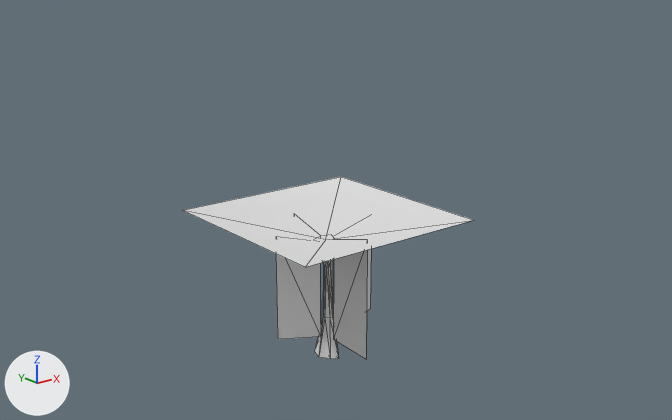
Before and after pictures for a commit that changed the glTF model data/models/geometry/mogarg01c.glb.
The view is the same before and after, from a 50 mm camera at (-423.0, -541.0, 325.0) aimed at (9.0, -1.0, 109.0). Lighting does not change. The marker at lower left points along +X, +Y and +Z. The older version comes first. Mesh edges are drawn as thin lines. Where no turn or scale is listed for an object, it has been applied to the vertices. Vertices at exactly the same position are counted once.

Objects in the first picture: 'TRUNK_1'.
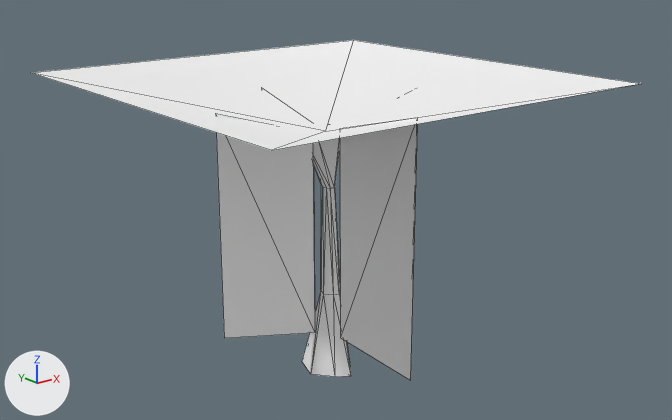
Pixel boxes (x1, y1, x2, y2) of what changed, in the pictures (672 x 420 px):
'obj1', added: after (216, 87, 417, 380)
'cube5', added: after (32, 40, 640, 150)
'TRUNK_1', reshaped, rescaled (83% narrower, 31% taller): before (183, 177, 473, 359); after (302, 138, 351, 377)
part 1 of me_trunk_1, deleted: before (183, 177, 473, 267)
part 2 of me_trunk_1, deleted: before (276, 236, 321, 339)
part 3 of me_trunk_1, deleted: before (333, 240, 367, 359)
part 4 of me_trunk_1, deleted: before (367, 249, 371, 311)
part 5 of me_trunk_1, recoloured: before (314, 260, 338, 359); after (302, 138, 351, 377)

Edits to the bpy script that builds the scene:
```text
Add mat_motrnk01sm:
    mat_motrnk01sm = principled_material('motrnk01sm')
    mat_motrnk01sm.base_color = (1.0, 1.0, 1.0)  # white #ffffff
    mat_motrnk01sm.metallic = 0.1
    mat_motrnk01sm.roughness = 0.6
Add mat_movine01sm:
    mat_movine01sm = principled_material('movine01sm')
    mat_movine01sm.base_color = (1.0, 1.0, 1.0)  # white #ffffff
    mat_movine01sm.metallic = 0.1
    mat_movine01sm.roughness = 0.6
Add mat_moleaf01sm:
    mat_moleaf01sm = principled_material('moleaf01sm')
    mat_moleaf01sm.base_color = (1.0, 1.0, 1.0)  # white #ffffff
    mat_moleaf01sm.metallic = 0.1
    mat_moleaf01sm.roughness = 0.6
Change me_trunk_1:
    used by ob_trunk_1; location = (0.0, 0.0, 0.0)
    remove me_trunk_1.from_pydata(...)  # 51 vertices, 64 faces; spans x -80.0..80.0, y -80.0..80.0, z -12.0..106.0
    remove me_trunk_1.materials.append(mat_mat8646d222)  # white #e7e7e7
    remove me_trunk_1.materials.append(mat_mat7a51bb7f)  # white #e7e7e7
    add me_trunk_1.from_pydata(...)  # 30 vertices, 52 faces; spans x -10.0..9.0, y -12.0..10.0, z -12.0..87.0
    me_trunk_1 part 1: the loose piece of 5 vertices spanning x -80.0..80.0, y -80.0..80.0, z 86.0..106.0 is deleted
    me_trunk_1 part 2: the loose piece of 4 vertices spanning x -48.0..-6.0, y 0.0, z 5.0..99.0 is deleted
    me_trunk_1 part 3: the loose piece of 4 vertices spanning x -1.0..0.0, y -50.0..-9.0, z 3.0..100.0 is deleted
    me_trunk_1 part 4: the loose piece of 4 vertices spanning x 8.0..47.0, y 0.0, z 5.0..97.0 is deleted
    me_trunk_1 part 5: 52 faces spanning x -10.0..9.0, y -12.0..10.0, z -12.0..87.0 switch from mat_mata1ef81d1 (white #e7e7e7) to mat_motrnk01sm (white #ffffff)
    other edits to the shape of me_trunk_1 do not show in these pictures
Add me_obj1:
    me_obj1.from_pydata([(-95.0, 0.0, 198.0), (-12.0, 0.0, 173.0), (-12.0, 0.0, 10.0), (-95.0, 0.0, 30.0), (-1.0, -100.0, 199.0), (-1.0, -19.0, 178.0), (-1.0, -19.0, 10.0), (-1.0, -100.0, 6.0), (94.0, 0.0, 195.0), (16.0, 1.0, 174.0), (16.0, 0.0, 10.0), (94.0, 0.0, 30.0), (0.0, 85.0, 194.0), (-1.0, 14.0, 176.0), (0.0, 15.0, 9.0), (0.0, 85.0, 5.0)], [], [(0, 2, 1), (0, 3, 2), (4, 6, 5), (4, 7, 6), (8, 10, 9), (8, 11, 10), (12, 14, 13), (12, 15, 14)])
    me_obj1.materials.append(mat_movine01sm)  # white #ffffff
Add me_cube5:
    me_cube5.from_pydata([(0.0, 0.0, 160.0), (-160.0, -160.0, 200.0), (-160.0, 160.0, 200.0), (160.0, 160.0, 200.0), (160.0, -160.0, 200.0)], [], [(0, 2, 1), (0, 4, 3), (2, 0, 3), (4, 0, 1)])
    me_cube5.materials.append(mat_moleaf01sm)  # white #ffffff
Change ob_trunk_1:
    ob_trunk_1.scale: (1.0, 1.0, 1.0) -> (2.0, 2.0, 2.0)
Add ob_obj1:
    ob_obj1 = bpy.data.objects.new('obj1', me_obj1)
    ob_obj1.location = (0.0, 0.0, 0.0)
Add ob_cube5:
    ob_cube5 = bpy.data.objects.new('cube5', me_cube5)
    ob_cube5.location = (0.0, 0.0, 12.0)
```
